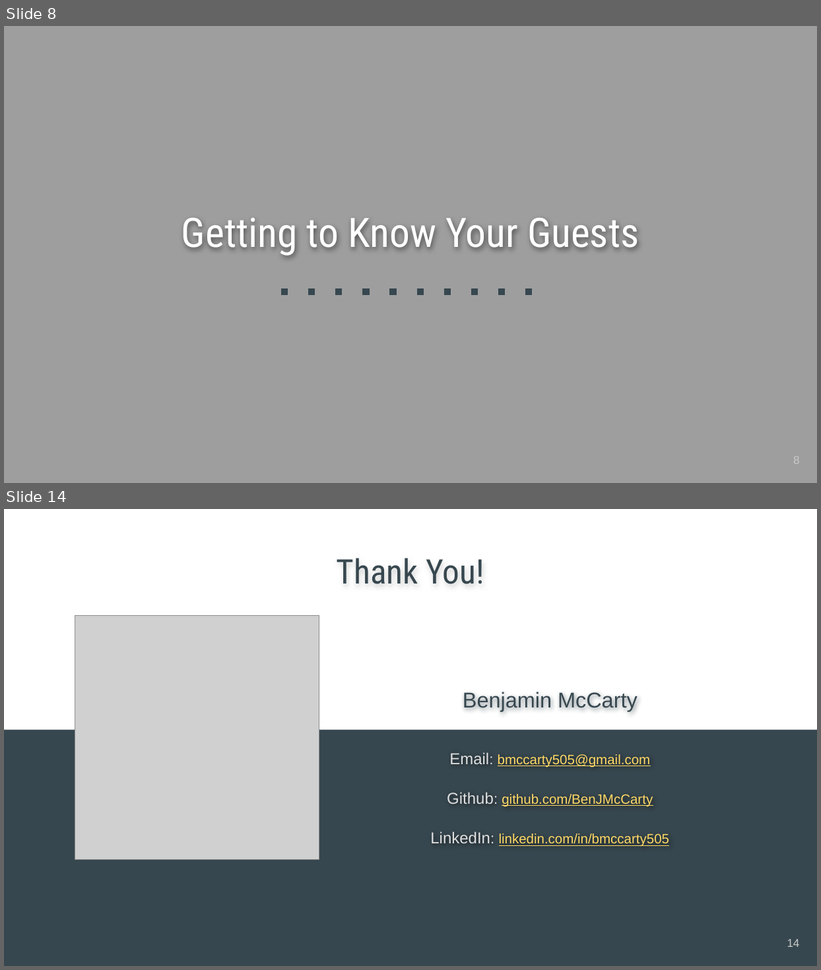
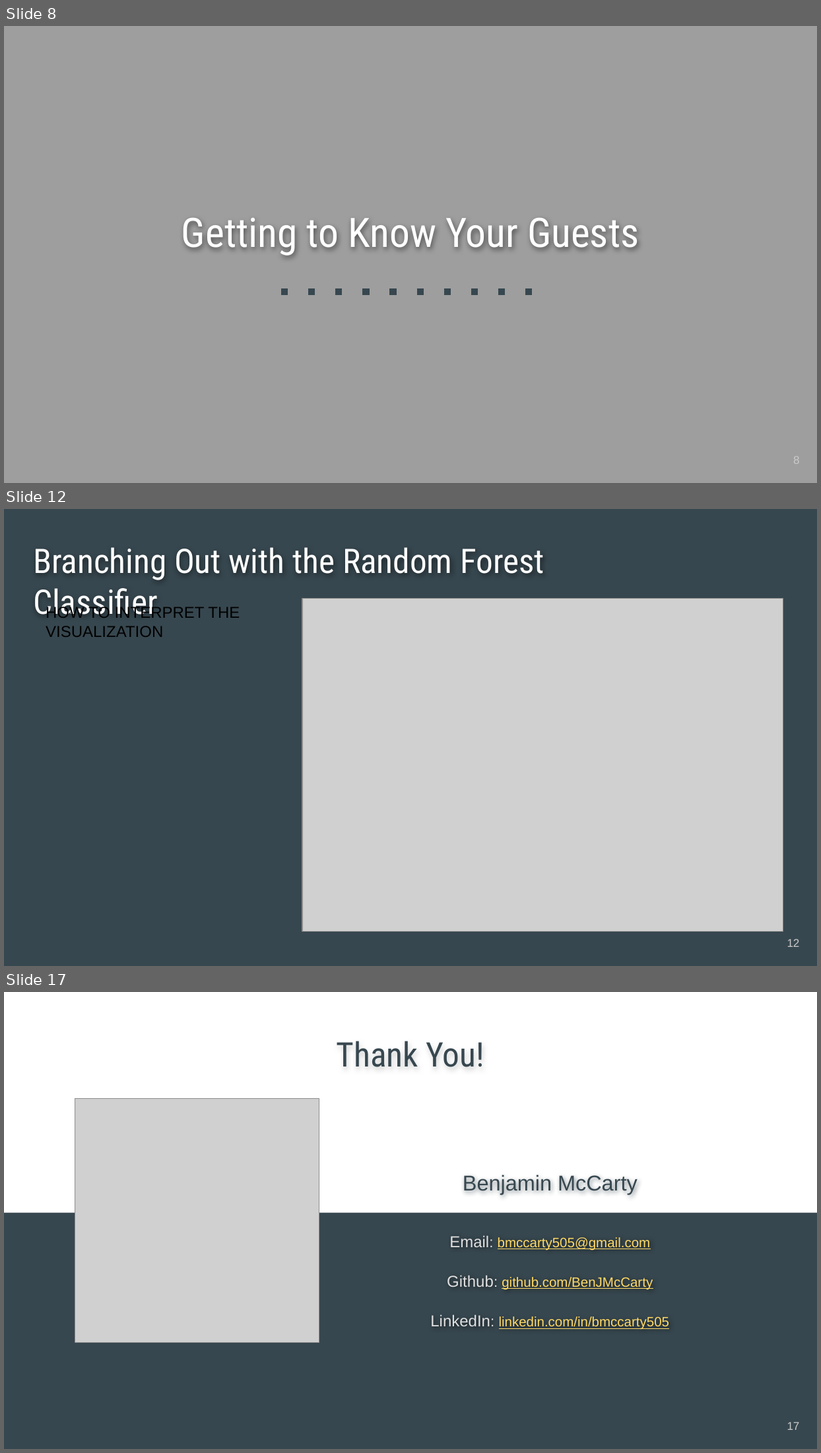
Before and after one commit to BenJMcCarty/Hotel_Cancel_Culture, a slide deck: Hotel_Cancel_Culture_Presentation.pptx. Shown one above the other, each under a label of ours: slides 8 and 14 before the commit, slides 8, 12 and 17 after it; the slides between them are not shown. The pictures are 821x970 and 821x1453 pixels, drawn with LibreOffice and Linux fonts; fonts in the diff are those of the drawing; grey boxes stand for pictures. Boxes give left, top, right and bottom in pixels: in the first picture for what was removed or moved away, otherwise in the second. Text is boxed around its words. In the diff, an @@ line names an element or a change of style, - is before the commit and + after.

```diff
--- a/Hotel_Cancel_Culture_Presentation.pptx
+++ b/Hotel_Cancel_Culture_Presentation.pptx
@@ slide 12 added at (x1=4, y1=509, x2=817, y2=966), background #37474F @@
@@ title added at (x1=33, y1=547, x2=545, y2=618), 30 pt, text #FFFFFF @@
+Branching Out with the Random Forest Classifier
@@ text added at (x1=46, y1=605, x2=240, y2=637), 14 pt, text #000000 @@
+HOW TO INTERPRET THE VISUALIZATION
@@ picture added at (x1=302, y1=599, x2=783, y2=932) @@
@@ page number added at (x1=787, y1=939, x2=800, y2=947), 10 pt, text #CACACA @@
+12
@@ what was slide 14 is now slide 17 @@
@@ page number at (x1=787, y1=1422, x2=800, y2=1430): text changed @@
-14
+17
```
Also in this commit, not shown: 4 slides changed, 5 other slides added, 3 slides removed, 8 other files.
